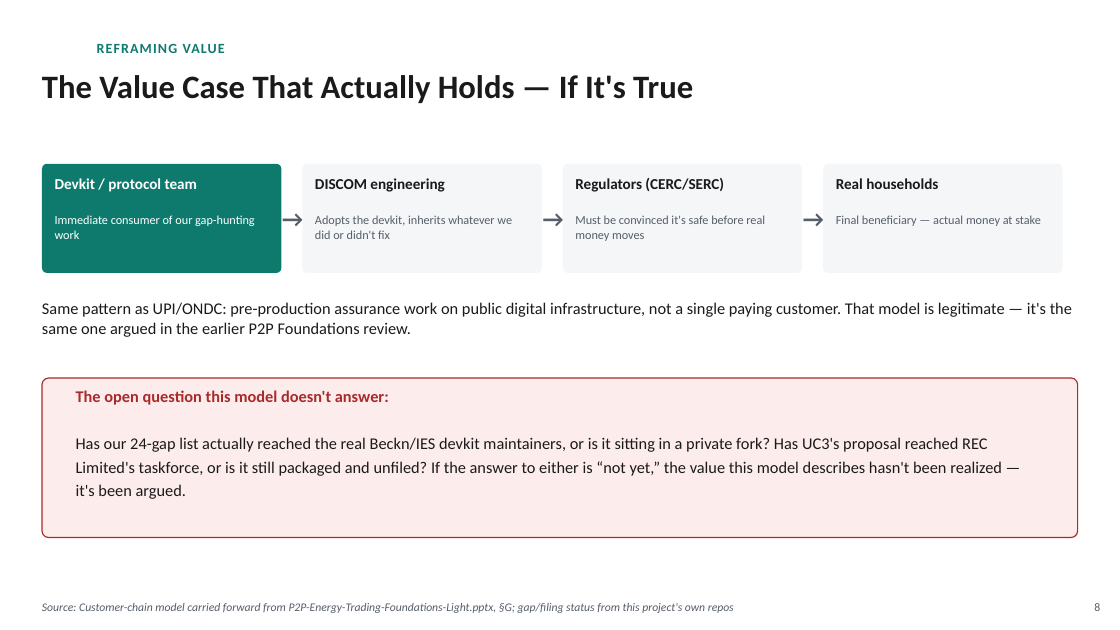
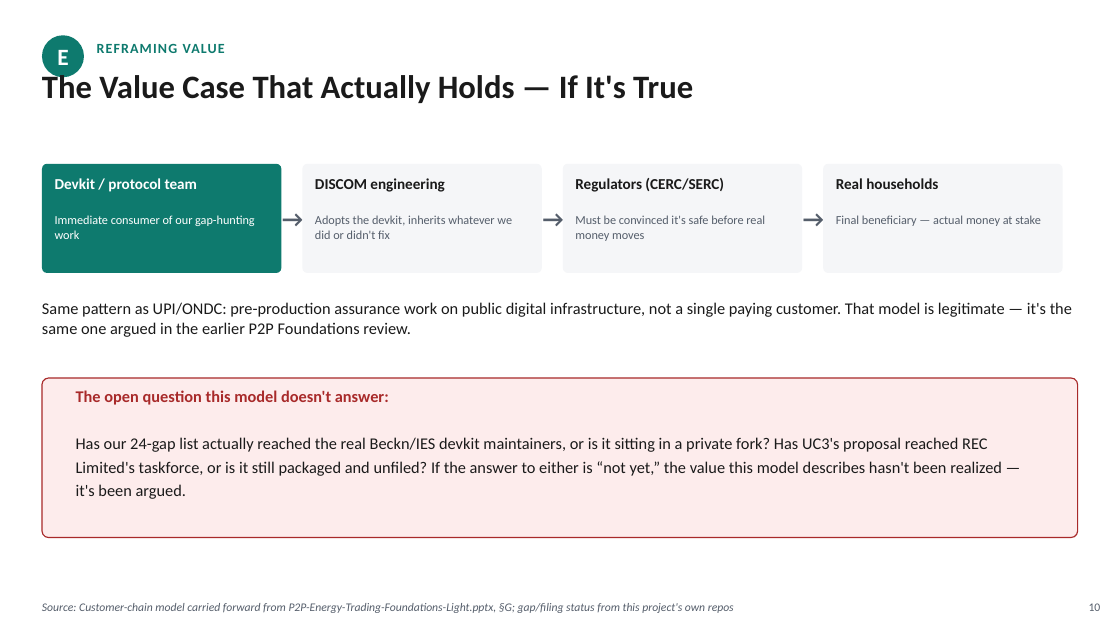
Before and after one commit to Sanjay-dev22/personal-deg, a slide deck: slide 10 of p2p-energy-trading-review/DEG-IES-Market-Reality-Decision.pptx (slide 8 before the commit). Drawn at 1120x630 pixels with LibreOffice and Linux fonts; fonts in the diff are those of the drawing. Boxes give left, top, right and bottom in pixels: in the first picture for what was removed or moved away, otherwise in the second. Text is boxed around its words. In the diff, an @@ line names an element or a change of style, - is before the commit and + after.

```diff
--- a/p2p-energy-trading-review/DEG-IES-Market-Reality-Decision.pptx
+++ b/p2p-energy-trading-review/DEG-IES-Market-Reality-Decision.pptx
@@ ellipse added at [42, 35, 84, 77], fill #0E7A6E @@
@@ text added at [57, 50, 68, 65], 20 pt, text #FFFFFF, bold @@
+E
@@ text at [1089, 603, 1101, 611]: text changed @@
-8
+10
```
Also in this commit, not shown: 10 other slides changed, 2 slides added, 1 other file.
